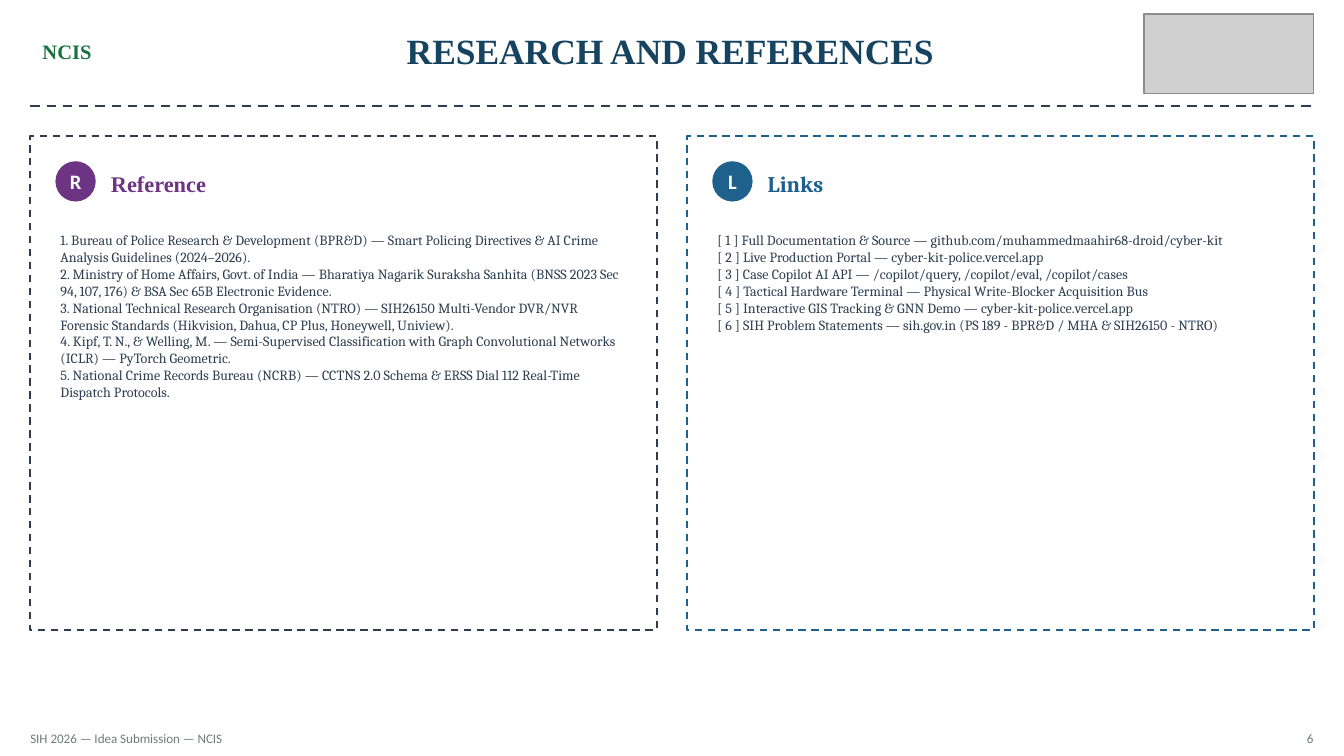
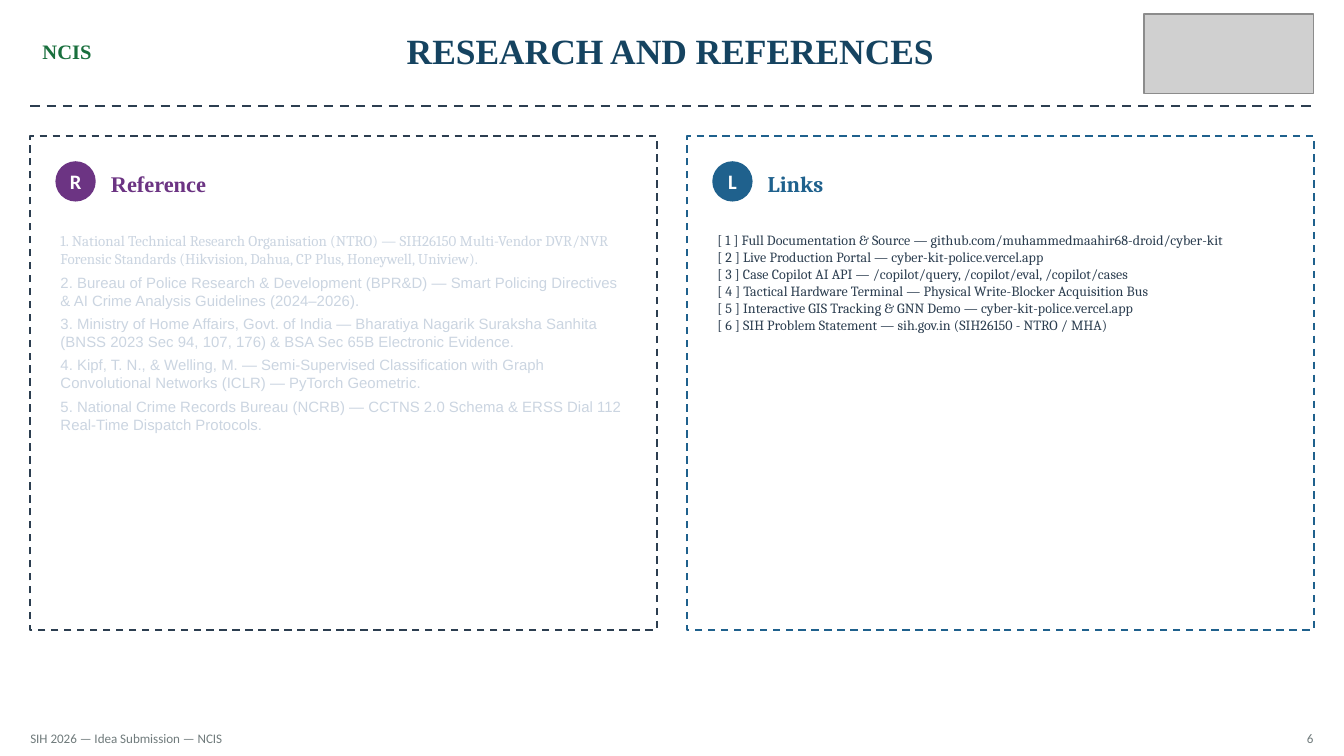
Before and after one commit to muhammedmaahir68-droid/cyber-kit, a slide deck: slide 6 of frontend/public/SIH_Ideate_Template_AAROHAN-X.pptx. Drawn at 1344x756 pixels with LibreOffice and Linux fonts; fonts in the diff are those of the drawing; grey boxes stand for pictures. Boxes give left, top, right and bottom in pixels: in the first picture for what was removed or moved away, otherwise in the second. Text is boxed around its words. In the diff, an @@ line names an element or a change of style, - is before the commit and + after.

```diff
--- a/frontend/public/SIH_Ideate_Template_AAROHAN-X.pptx
+++ b/frontend/public/SIH_Ideate_Template_AAROHAN-X.pptx
@@ text at (60,236,617,350): text changed; size 7.5 to 8 pt; font Cambria to Arial; text colour #2C3E50 to #CBD5E1 @@
-1. Bureau of Police Research & Development (BPR&D) — Smart Policing Directives & AI Crime Analysis Guidelines (2024–2026).
-2. Ministry of Home Affairs, Govt. of India — Bharatiya Nagarik Suraksha Sanhita (BNSS 2023 Sec 94, 107, 176) & BSA Sec 65B Electronic Evidence.
-3. National Technical Research Organisation (NTRO) — SIH26150 Multi-Vendor DVR/NVR Forensic Standards (Hikvision, Dahua, CP Plus, Honeywell, Uniview).
+1. National Technical Research Organisation (NTRO) — SIH26150 Multi-Vendor DVR/NVR Forensic Standards (Hikvision, Dahua, CP Plus, Honeywell, Uniview).
+2. Bureau of Police Research & Development (BPR&D) — Smart Policing Directives & AI Crime Analysis Guidelines (2024–2026).
+3. Ministry of Home Affairs, Govt. of India — Bharatiya Nagarik Suraksha Sanhita (BNSS 2023 Sec 94, 107, 176) & BSA Sec 65B Electronic Evidence.
@@ text at (725,320,1107,333): text changed @@
-[ 6 ] SIH Problem Statements — sih.gov.in (PS 189 - BPR&D / MHA & SIH26150 - NTRO)
+[ 6 ] SIH Problem Statement — sih.gov.in (SIH26150 - NTRO / MHA)
@@ text at (60,359,621,433): size 7.5 to 8 pt, font Cambria to Arial, text colour #2C3E50 to #CBD5E1 in "4. Kipf, T. N., & Welling, M. ...", "5. National Crime Records Bureau (NCRB) — ..."; more space between paragraphs @@
```
Also in this commit, not shown: 5 other slides changed, 11 other files.
